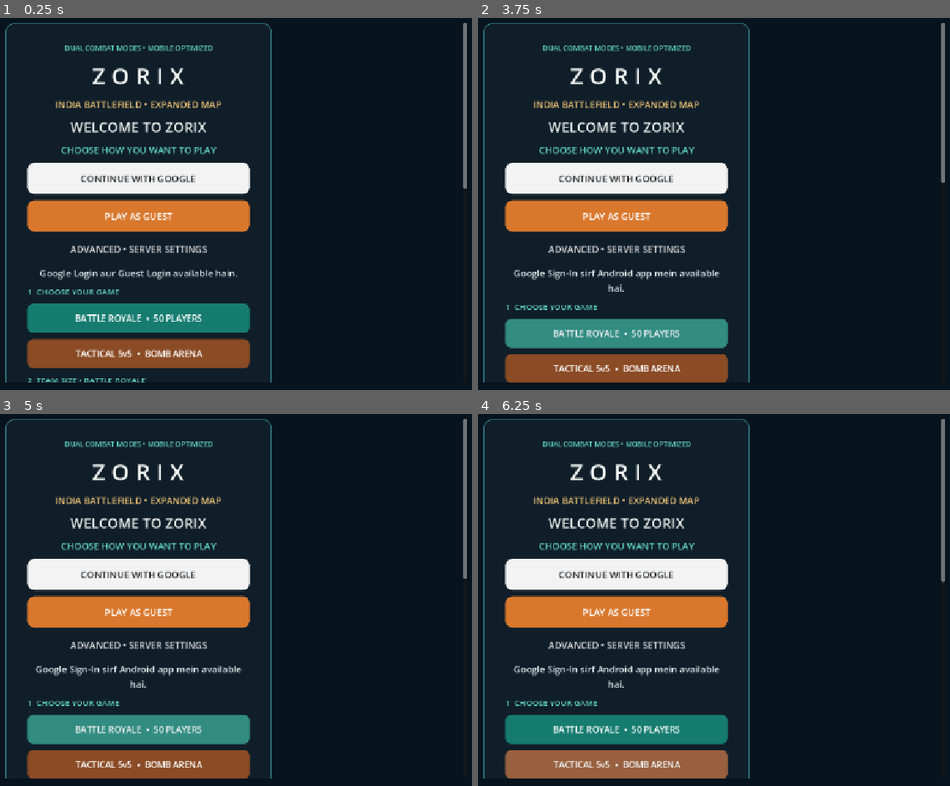
Above: before the commit, frames 1-4 (two rows, left to right).
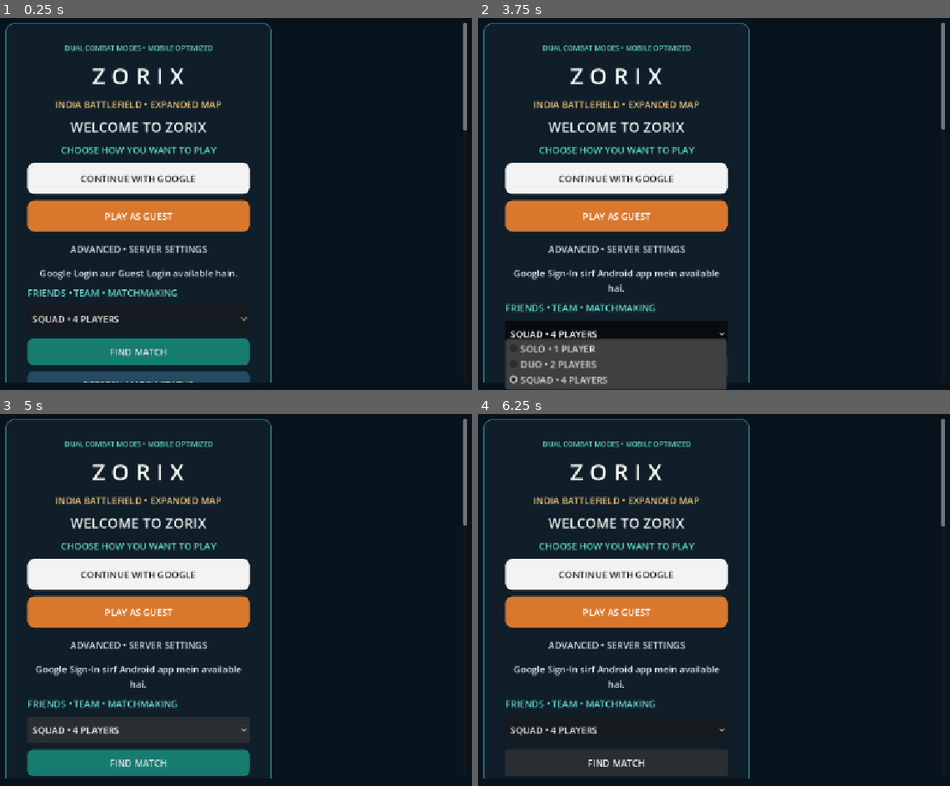
Above: after the commit, the same moments.

Repository: yadav429/ZORIX
Game: Godot game, scene res://Scenes/Lobby.tscn
Same seed, same stepped clock (60 frames per second), same inputs: the game is played once before the commit and once after it.
Inputs (mouse positions are in pixels of both pictures, inside the frame that each line leads up to):
- Up to frame 1 (0.25 s): no input
- Up to frame 2 (3.75 s): click "PLAY AS GUEST" at 0.5 s; click "PLAY AS GUEST" at 1.25 s; click "CONTINUE WITH GOOGLE" at 2 s; click "CONTINUE WITH GOOGLE" at 2.75 s; click (614, 334) at 3.5 s, where only the run before the commit has a clickable "BATTLE ROYALE • 50 PLAYERS"
- Up to frame 3 (5 s): click (136, 730) at 4.25 s, where only the run after the commit has a clickable "SQUAD • 4 PLAYERS"
- Up to frame 4 (6.25 s): click (614, 763) at 5 s, where only the run before the commit has a clickable "TACTICAL 5v5 • BOMB ARENA"; click (614, 763) at 5.75 s, where only the run after the commit has a clickable "FIND MATCH"

The runs differ from the first frame. In frame 1, 9.4% of the frame differs, in the area x 5-99%, y 29-98%; in frame 2, 9.6%, in the area x 5-99%, y 29-100%; in frame 3, 8.2%; in frame 4, 7.9%.

Commit message:
Connect friends and matchmaking UI to lobby

Diff:
--- a/Scripts/lobby.gd
+++ b/Scripts/lobby.gd
@@ -169,6 +169,12 @@
     add_child(player_account)
     player_account.call("build_ui", content)
     player_account.connect("public_server_loaded", _on_public_server_loaded)
+
+    var social_panel := Node.new()
+    social_panel.name = "SocialMatchmaking"
+    social_panel.set_script(load("res://Scripts/social_matchmaking.gd"))
+    add_child(social_panel)
+    social_panel.call("build_ui", content, player_account)
 
     _add_section("1  CHOOSE YOUR GAME")
     var br_button = _make_button("BATTLE ROYALE  •  50 PLAYERS", Color("#167c70"))
